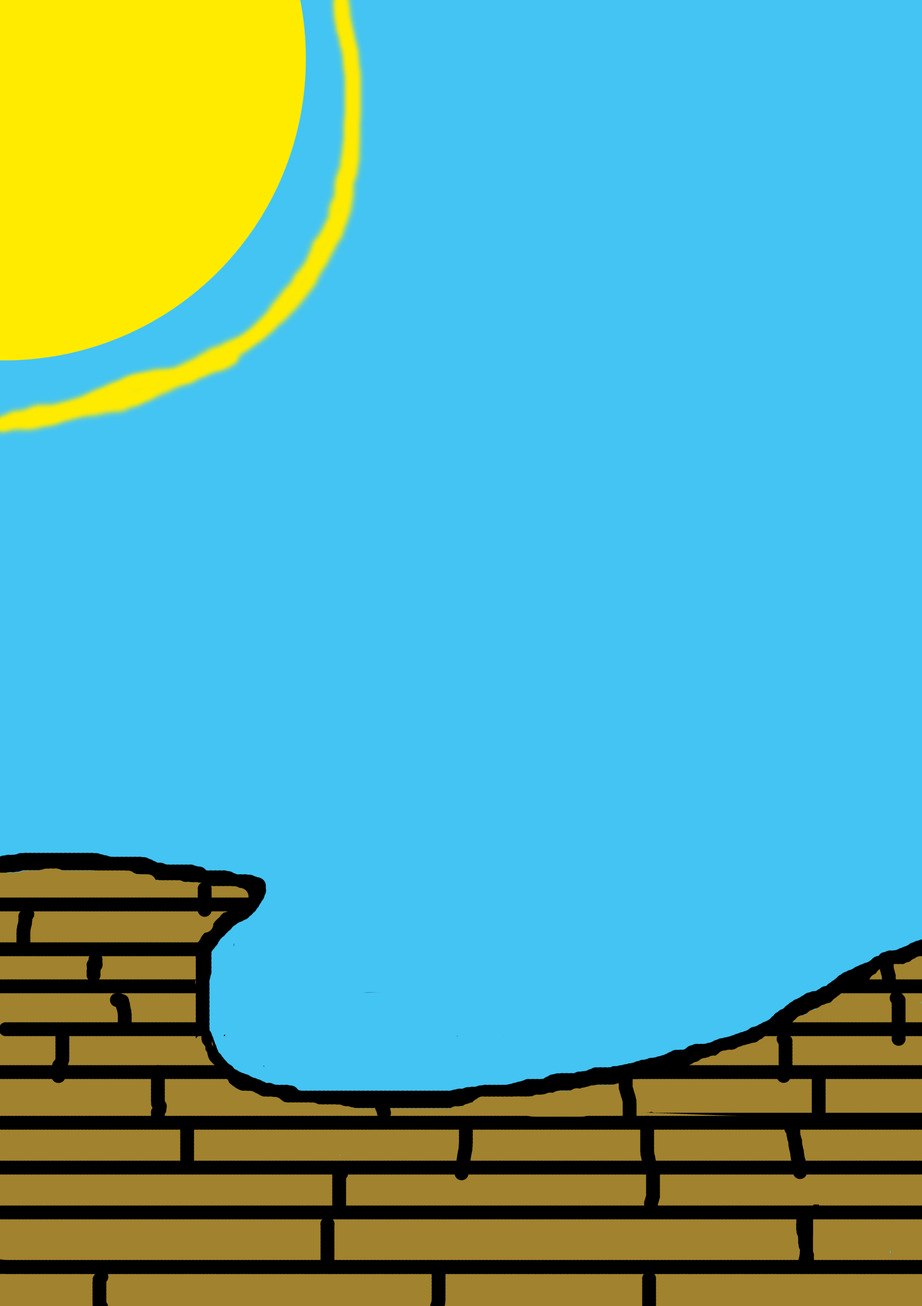
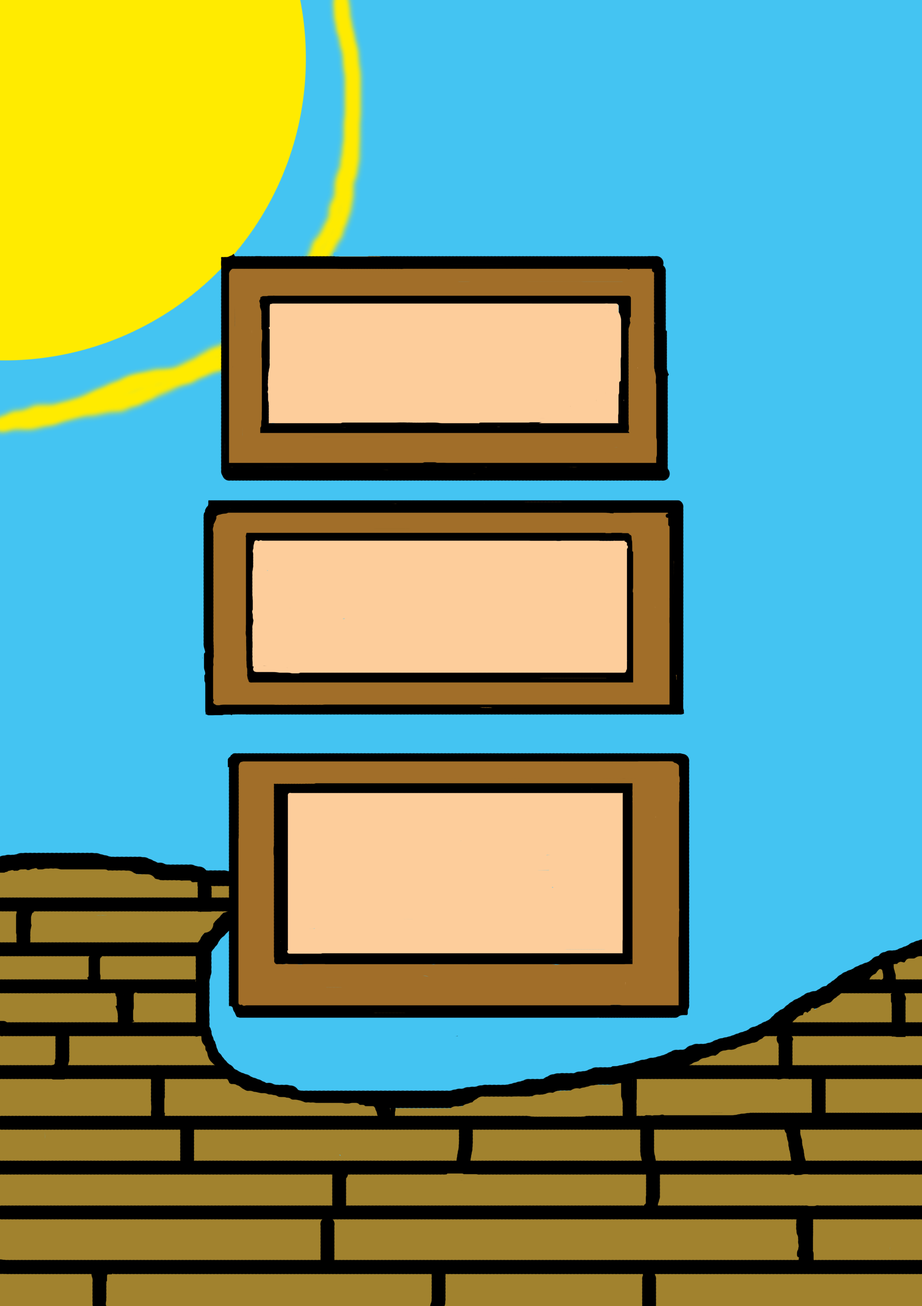
Revision of a layered w=922, h=1306 image; what changed, layer by layer:
removed layer "Layer 4" over [left=15, top=881, right=906, bottom=1306]
removed layer "Layer 3" over [left=0, top=896, right=922, bottom=1275]
removed layer "Layer 2" over [left=0, top=858, right=922, bottom=1306]
removed layer "Layer 1" over [left=0, top=251, right=922, bottom=1109]
removed layer "Background" over [left=0, top=251, right=922, bottom=1306]
